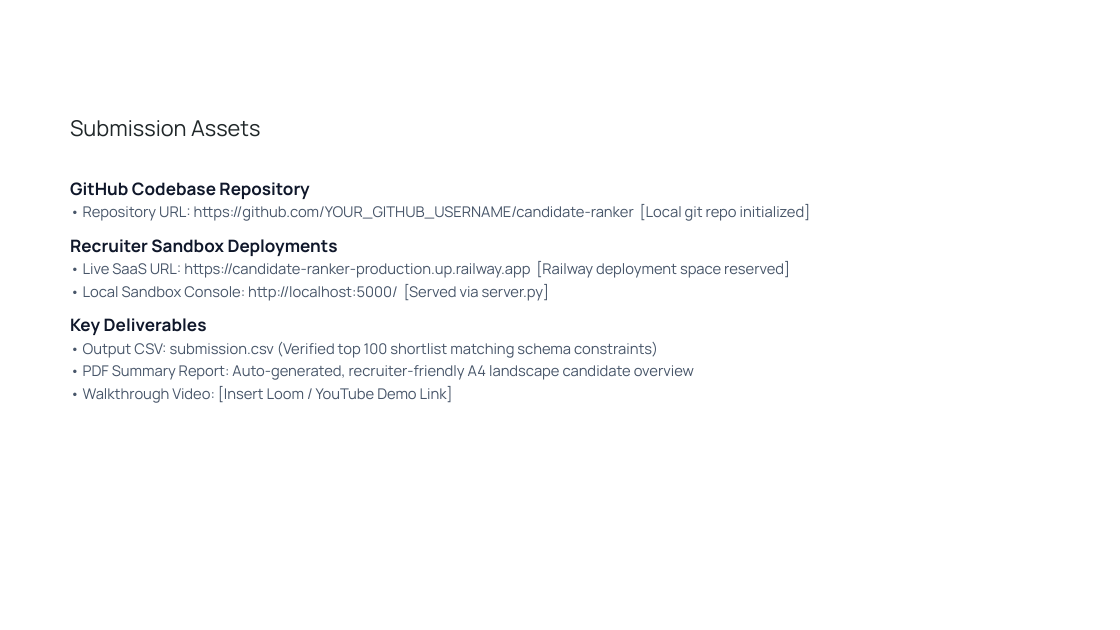
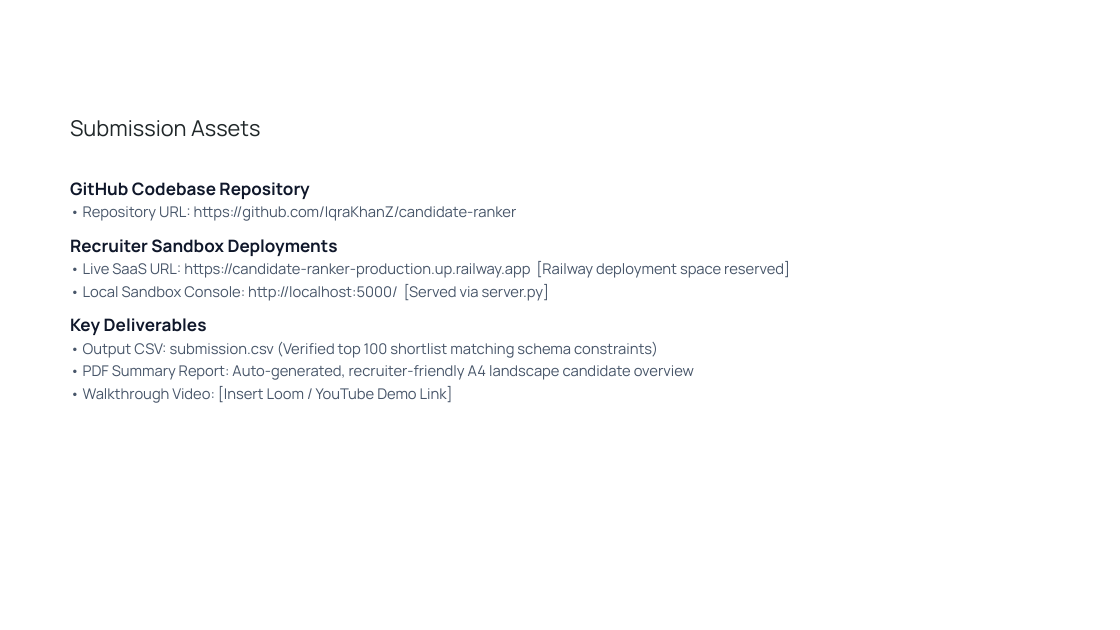
Before and after one commit to IqraKhanZ/candidate-ranker, a slide deck: slide 10 of Redrob_Candidate_Ranker_Submission.pptx. Drawn at 1120x630 pixels with LibreOffice and Linux fonts; fonts in the diff are those of the drawing; background and template pictures are left out. Boxes give left, top, right and bottom in pixels: in the first picture for what was removed or moved away, otherwise in the second. Text is boxed around its words. In the diff, an @@ line names an element or a change of style, - is before the commit and + after.

Commit message:
Update GitHub repository URL in presentation

```diff
--- a/Redrob_Candidate_Ranker_Submission.pptx
+++ b/Redrob_Candidate_Ranker_Submission.pptx
@@ text at bbox=[83, 206, 517, 221]: text changed @@
-• Repository URL: https://github.com/YOUR_GITHUB_USERNAME/candidate-ranker [Local git repo initialized]
+• Repository URL: https://github.com/IqraKhanZ/candidate-ranker
```
